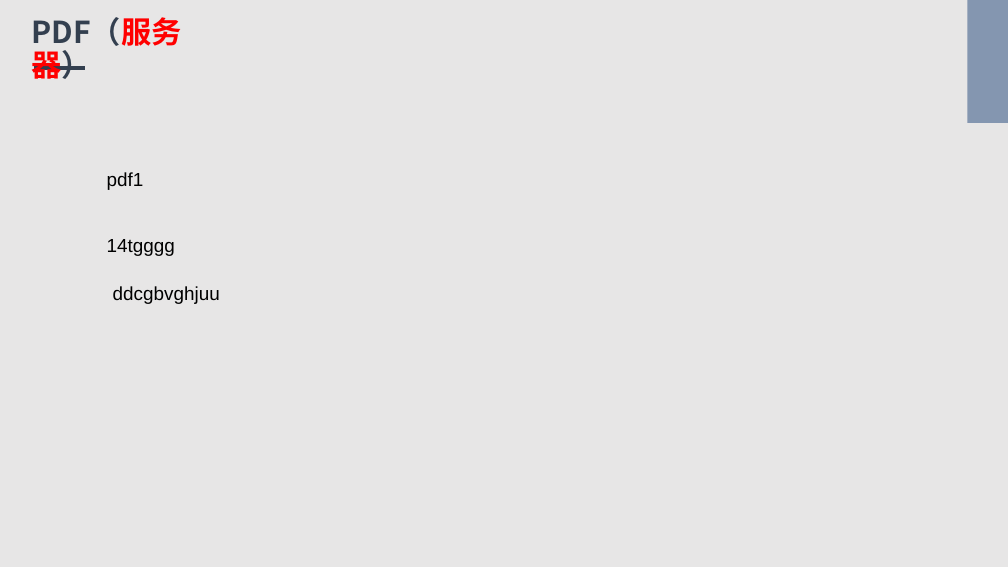
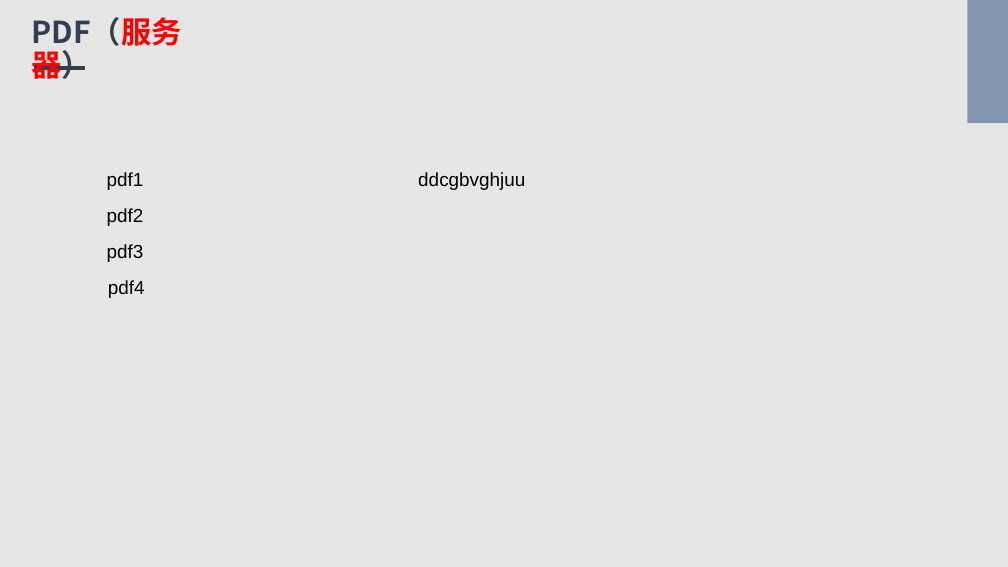
Before and after one commit to Bukehi/BukehiWeb, a slide deck: slide 6 of livefile/livepowerpoint.pptx. Drawn at 1008x567 pixels with LibreOffice and Linux fonts; fonts in the diff are those of the drawing. Boxes give left, top, right and bottom in pixels: in the first picture for what was removed or moved away, otherwise in the second. Text is boxed around its words. In the diff, an @@ line names an element or a change of style, - is before the commit and + after.

Commit message:
"upgrade commit"

```diff
--- a/livefile/livepowerpoint.pptx
+++ b/livefile/livepowerpoint.pptx
@@ text "ddcgbvghjuu" moved from (x1=113, y1=286, x2=220, y2=304) to (x1=418, y1=172, x2=525, y2=190) @@
@@ text added at (x1=107, y1=208, x2=144, y2=226), 18 pt, text #000000 @@
+pdf2
@@ text removed at (x1=107, y1=239, x2=175, y2=256) @@
-14tgggg
@@ text added at (x1=107, y1=244, x2=144, y2=262), 18 pt, text #000000 @@
+pdf3
@@ text added at (x1=108, y1=280, x2=145, y2=298), 18 pt, text #000000 @@
+pdf4
```
